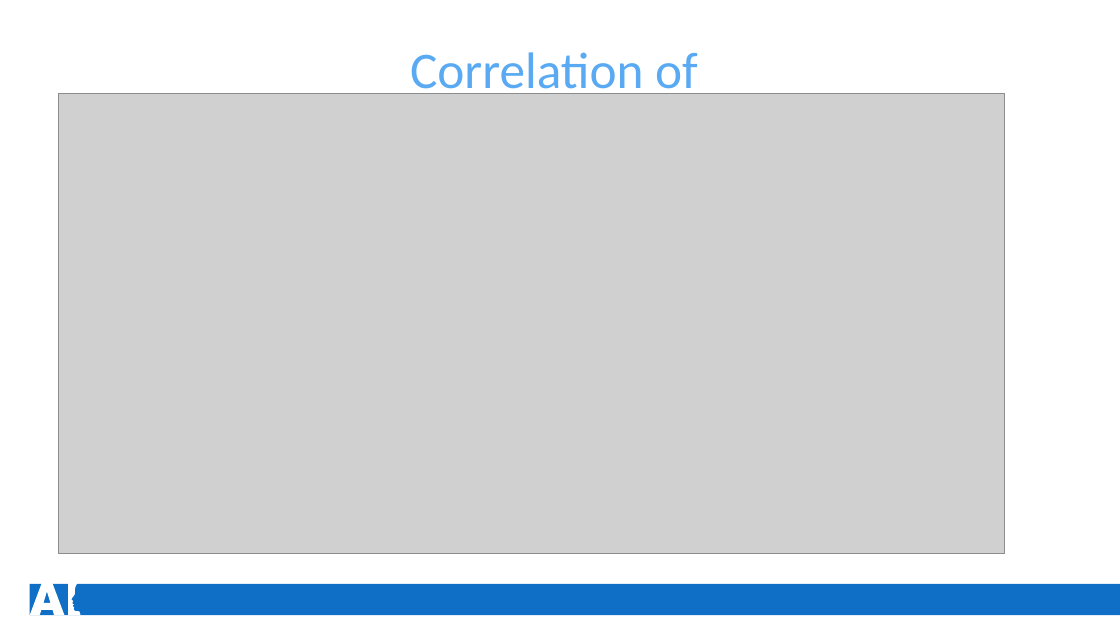
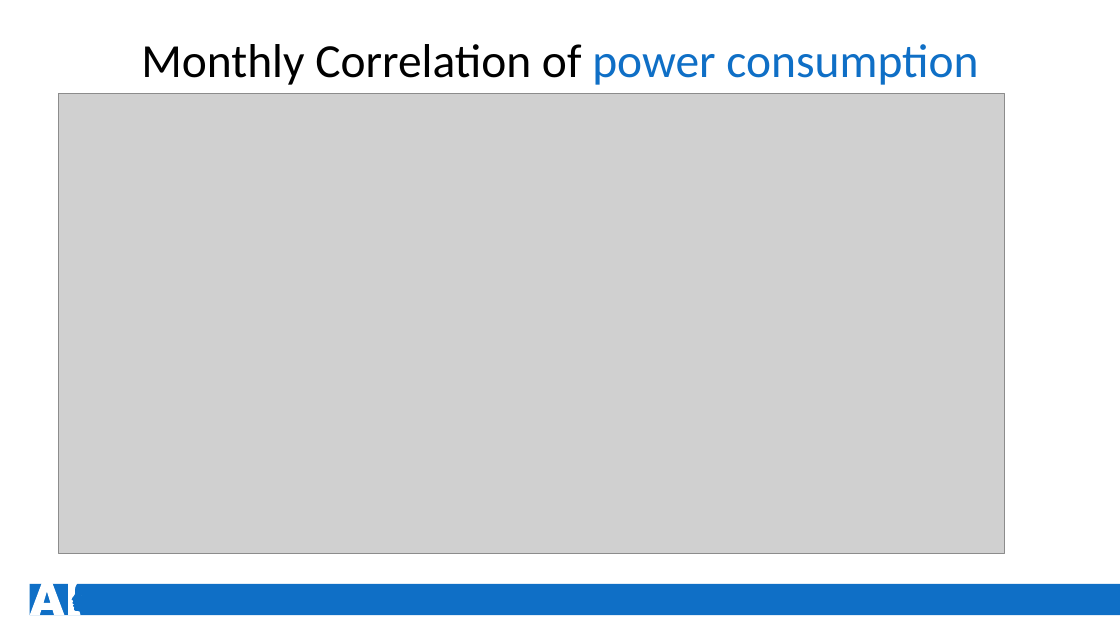
Before and after one commit to rakiiibul/House-hold-electrice-power-consumptiuon_LSTM, a slide deck: slide 11 of MachineLearing.pptx. Drawn at 1120x630 pixels with LibreOffice and Linux fonts; fonts in the diff are those of the drawing; grey boxes stand for pictures. Boxes give left, top, right and bottom in pixels: in the first picture for what was removed or moved away, otherwise in the second. Text is boxed around its words. In the diff, an @@ line names an element or a change of style, - is before the commit and + after.

```diff
--- a/MachineLearing.pptx
+++ b/MachineLearing.pptx
@@ text at [141, 44, 978, 85]: text changed; size 44 to 40.7 pt; text colour #59AAF2 to #000000 @@
-Correlation of
+Monthly Correlation of power consumption
```
Also in this commit, not shown: 7 other slides changed, 7 slides added, 6 slides removed.
